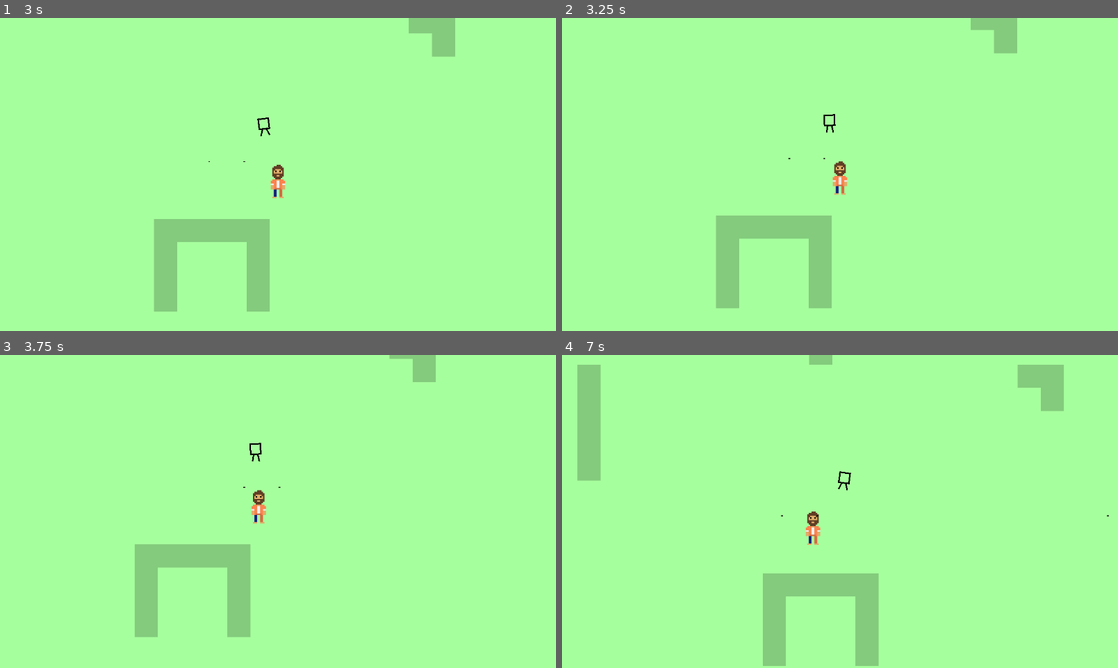
Above: before the commit, frames 1-4 (two rows, left to right).
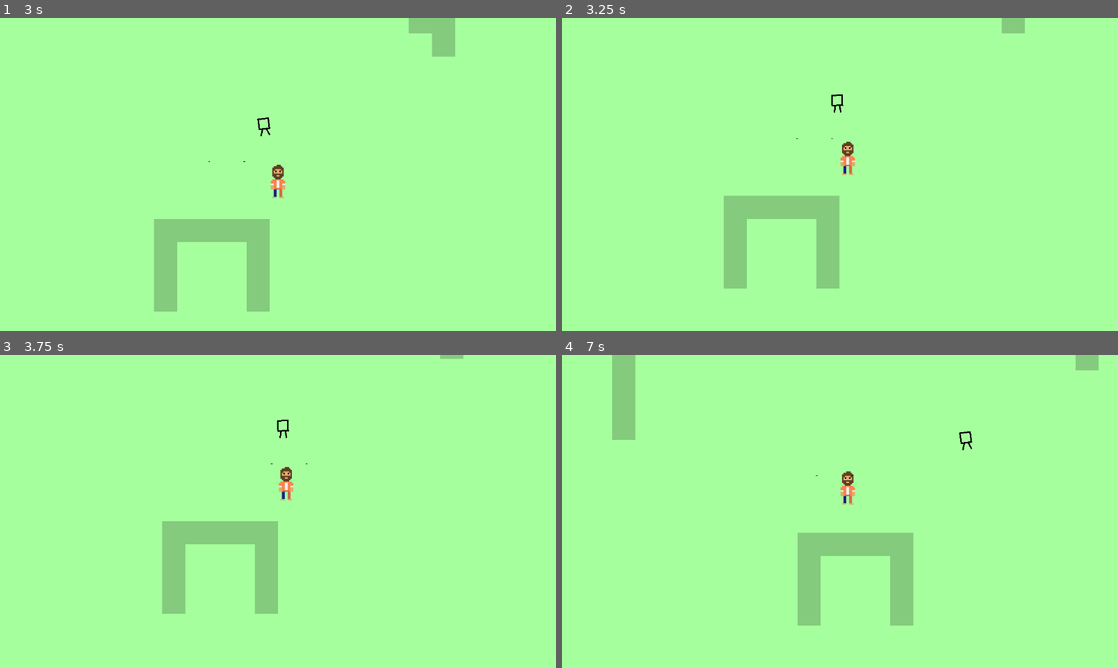
Above: after the commit, the same moments.

Repository: em-2233/game1
Game: Godot game, scene res://scenes/demo.tscn
The game is run twice, just before and just after one commit, with the same random seed, the same clock (stepped at 60 frames per second) and the same inputs.
Inputs (mouse positions are in pixels of both pictures, inside the frame that each line leads up to):
- Up to frame 1 (3 s): move the mouse to (400, 158) at 0.52 s; hold A (a) 0.53-1.28 s; tap D (d) at 0.8, 1.35 s; move the mouse to (166, 190) at 1.27 s; click (166, 190) at 1.55 s; move the mouse to (333, 105) at 2.02 s; press the mouse at (333, 105) at 2.03 s; tap S (s) at 2.3, 2.85 s; move the mouse to (250, 237) at 2.77 s; release the mouse at (250, 237) at 2.78 s
- Up to frame 2 (3.25 s): tap Space (space) at 3.05 s
- Up to frame 3 (3.75 s): move the mouse to (444, 558) at 3.52 s; hold Space (space) from 3.53 s (still down)
- Up to frame 4 (7 s): tap W (w) at 3.8, 4.35 s; move the mouse to (673, 464) at 4.27 s; release Space (space) at 4.28 s; tap A (a) at 4.55 s; move the mouse to (867, 511) at 5.02 s; hold A (a) 5.03-5.78 s; tap D (d) at 5.3, 5.85 s; move the mouse to (756, 433) at 5.77 s; click (756, 433) at 6.05 s; move the mouse to (962, 495) at 6.52 s; press the mouse at (962, 495) at 6.53 s; tap S (s) at 6.8 s

Frame 1 is identical in both runs. In frame 2, 4.7% of the frame differs, in the area x 27-84%, y 0-93%; in frame 3, 7.1%; in frame 4, 11%, in the area x 2-99%, y 0-100%.

Commit message:
converted scripts to gd style guide

Diff:
--- a/scenes/blockguy.tscn
+++ b/scenes/blockguy.tscn
@@ -119,7 +119,6 @@
 scale = Vector2(-2, 2)
 script = ExtResource("1_u20nh")
 velocity = 20
-range = 80
 
 [node name="AnimationPlayer" type="AnimationPlayer" parent="."]
 libraries = {
--- a/scenes/demo.tscn
+++ b/scenes/demo.tscn
@@ -44,7 +44,7 @@
 physics_layer_0/collision_layer = 1
 sources/1 = SubResource("TileSetAtlasSource_fmrg2")
 
-[node name="demoMainCHANGEME" type="Node2D"]
+[node name="demoMain" type="Node2D"]
 
 [node name="WalkableGround" type="TileMapLayer" parent="."]
 tile_map_data = PackedByteArray("AADe/9r/AAAQABAAAADe/9v/AAAQABAAAADe/9z/AAAQABAAAADe/93/AAAQABAAAADe/97/AAAQABAAAADe/9 …(71664 unchanged characters)…
--- a/scripts/blockguy.gd
+++ b/scripts/blockguy.gd
@@ -1,18 +1,18 @@
 extends Node2D
 
 @export var velocity = 60
-@export var range = 800
-var startingPos
+@export var roaming_range = 800
+var starting_pos
 
 # Called when the node enters the scene tree for the first time.
 func _ready() -> void:
-	startingPos = position.x
+	starting_pos = position.x
 
 
 
 # Called every frame. 'delta' is the elapsed time since the previous frame.
 func _process(delta: float) -> void:
 	position.x += velocity * delta
-	if position.x > startingPos + range or position.x < startingPos:
+	if position.x > starting_pos + roaming_range or position.x < starting_pos:
 		scale.x = -scale.x
 		velocity = -velocity
--- a/scripts/camera_follow_mouse.gd
+++ b/scripts/camera_follow_mouse.gd
@@ -2,12 +2,11 @@
 extends Camera2D
 
 @export var player : CharacterBody2D
-@export var maxDrift : float = 30
-var playerPosition : Vector2
-var mousePosition : Vector2
-var driftDirection : Vector2
-var mouseHidden : bool = true
-var combatMode : bool = false
+@export var max_drift : float = 30
+var player_position : Vector2
+var mouse_position : Vector2
+var drift_direction : Vector2
+var combat_mode : bool = false
 
 func _ready() -> void:
 	pass
@@ -15,25 +14,23 @@
 
 func _process(delta: float) -> void:
 	# Camera drift logic
-	if combatMode:
+	if combat_mode:
 		if player:
-			playerPosition = player.global_position
-			mousePosition = get_global_mouse_position()
-			driftDirection = mousePosition - playerPosition
-			if driftDirection.length() > maxDrift:
-				driftDirection = driftDirection.normalized() * maxDrift
+			player_position = player.global_position
+			mouse_position = get_global_mouse_position()
+			drift_direction = mouse_position - player_position
+			if drift_direction.length() > max_drift:
+				drift_direction = drift_direction.normalized() * max_drift
 
-			position = lerp(position, driftDirection , delta * 3)
-	position_smoothing_enabled = !combatMode
+			position = lerp(position, drift_direction , delta * 3)
+	position_smoothing_enabled = not combat_mode
 
 # Toggles mouse visibility with ESC key
 func _input(event):
 	if event.is_action_pressed('space'):
-		if(mouseHidden):
+		if(combat_mode):
 			Input.set_mouse_mode(Input.MOUSE_MODE_VISIBLE)
-			mouseHidden = false
-			combatMode = false
+			combat_mode = false
 		else:
 			Input.set_mouse_mode(Input.MOUSE_MODE_HIDDEN)
-			mouseHidden = true
-			combatMode = true
+			combat_mode = true
--- a/scripts/character_body_2d.gd
+++ b/scripts/character_body_2d.gd
@@ -4,13 +4,13 @@
 # Velocity that will gradually increase/decrease
 var current_velocity := Vector2.ZERO
 
-func _process(delta: float) -> void:
+func _process(_delta: float) -> void:
 	# Get the input direction vector directly
 	var input_direction = Vector2(
-		int(Input.is_action_pressed("d"))
-		 - int(Input.is_action_pressed("a")),
-		int(Input.is_action_pressed("s"))
-		 - int(Input.is_action_pressed("w"))
+		int(Input.is_action_pressed("d")) -
+				int(Input.is_action_pressed("a")),
+		int(Input.is_action_pressed("s")) -
+				int(Input.is_action_pressed("w"))
 	)
 
 	input_direction = input_direction.normalized()
--- a/scripts/projectile.gd
+++ b/scripts/projectile.gd
@@ -2,14 +2,14 @@
 
 @export var SPEED = 100
 
-var spawnPos : Vector2
-var spawnRot : float
+var spawn_pos : Vector2
+var spawn_rot : float
 var dir : float
 
 func _ready():
-	global_position = spawnPos
-	global_rotation = spawnRot
+	global_position = spawn_pos
+	global_rotation = spawn_rot
 
-func _physics_process(delta: float) -> void:
+func _physics_process(_delta: float) -> void:
 	velocity = Vector2(SPEED, 0).rotated(dir)
 	move_and_slide()
--- a/scripts/wand.gd
+++ b/scripts/wand.gd
@@ -1,6 +1,6 @@
 extends Node2D
 
-@onready var main = get_tree().get_root().get_node("demoMainCHANGEME")
+@onready var main = get_tree().get_root().get_node("demoMain")
 @onready var projectile = load("res://scenes/projectile.tscn")
 var x = 5
 var t = true
@@ -12,8 +12,8 @@
 func shoot():
 	var instance = projectile.instantiate()
 	instance.dir = rotation
-	instance.spawnPos = global_position
-	instance.spawnRot = rotation
+	instance.spawn_pos = global_position
+	instance.spawn_rot = rotation
 	main.add_child.call_deferred(instance)
 
 func _input(event: InputEvent) -> void:
